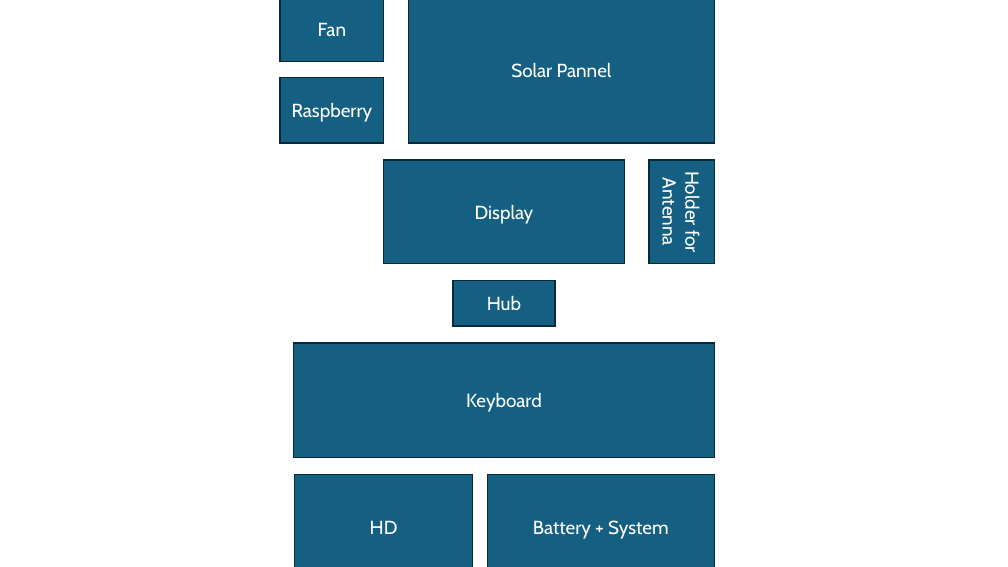
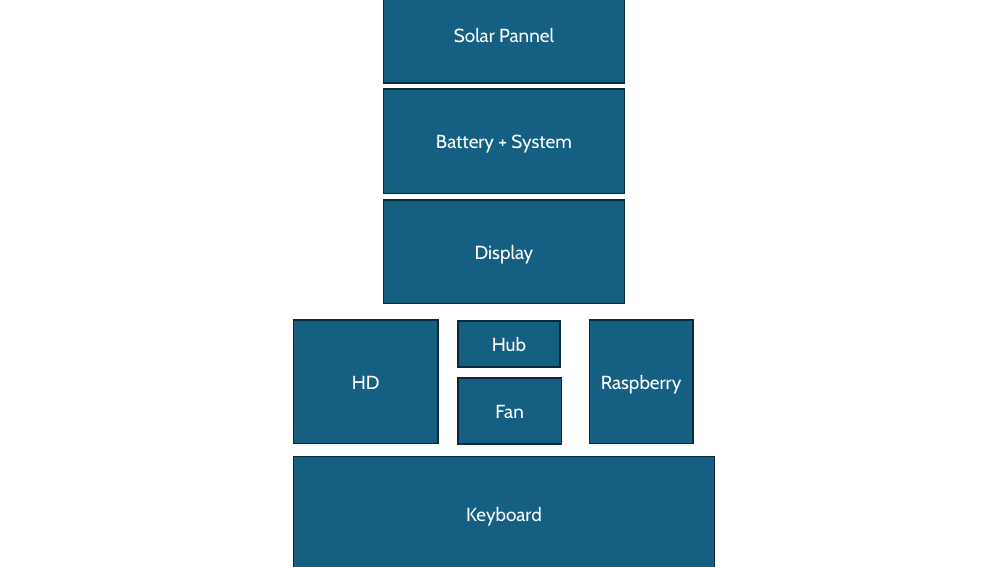
Before and after one commit to GustavoSantiago113/CyberDeck, a slide deck: slide 2 of docs/Diagrams.pptx. Drawn at 1008x567 pixels with LibreOffice and Linux fonts; fonts in the diff are those of the drawing. Boxes give left, top, right and bottom in pixels: in the first picture for what was removed or moved away, otherwise in the second. Text is boxed around its words. In the diff, an @@ line names an element or a change of style, - is before the commit and + after.

```diff
--- a/docs/Diagrams.pptx
+++ b/docs/Diagrams.pptx
@@ rectangle "Solar Pannel": place and size @@
-rectangle "Solar Pannel" at box(408, 0, 715, 144)
+rectangle "Solar Pannel" at box(383, 0, 624, 83)
@@ rectangle "Battery + System": place and size @@
-rectangle "Battery + System" at box(488, 475, 715, 567)
+rectangle "Battery + System" at box(383, 89, 624, 194)
@@ rectangle removed at box(649, 160, 715, 264) @@
-Holder for Antenna
@@ rectangle "Display": place and size @@
-rectangle "Display" at box(383, 160, 624, 264)
+rectangle "Display" at box(383, 200, 624, 304)
@@ rectangle "HD": place and size @@
-rectangle "HD" at box(295, 475, 473, 567)
+rectangle "HD" at box(293, 320, 438, 444)
@@ rectangle "Hub": place and size @@
-rectangle "Hub" at box(453, 281, 555, 327)
+rectangle "Hub" at box(458, 321, 560, 368)
@@ rectangle "Raspberry": place and size @@
-rectangle "Raspberry" at box(281, 78, 384, 144)
+rectangle "Raspberry" at box(590, 320, 693, 444)
@@ rectangle "Fan": place and size @@
-rectangle "Fan" at box(281, 0, 384, 62)
+rectangle "Fan" at box(458, 378, 562, 444)
@@ rectangle "Keyboard": place and size @@
-rectangle "Keyboard" at box(293, 343, 715, 457)
+rectangle "Keyboard" at box(293, 457, 715, 567)
```
Also in this commit, not shown: 3 other files.
